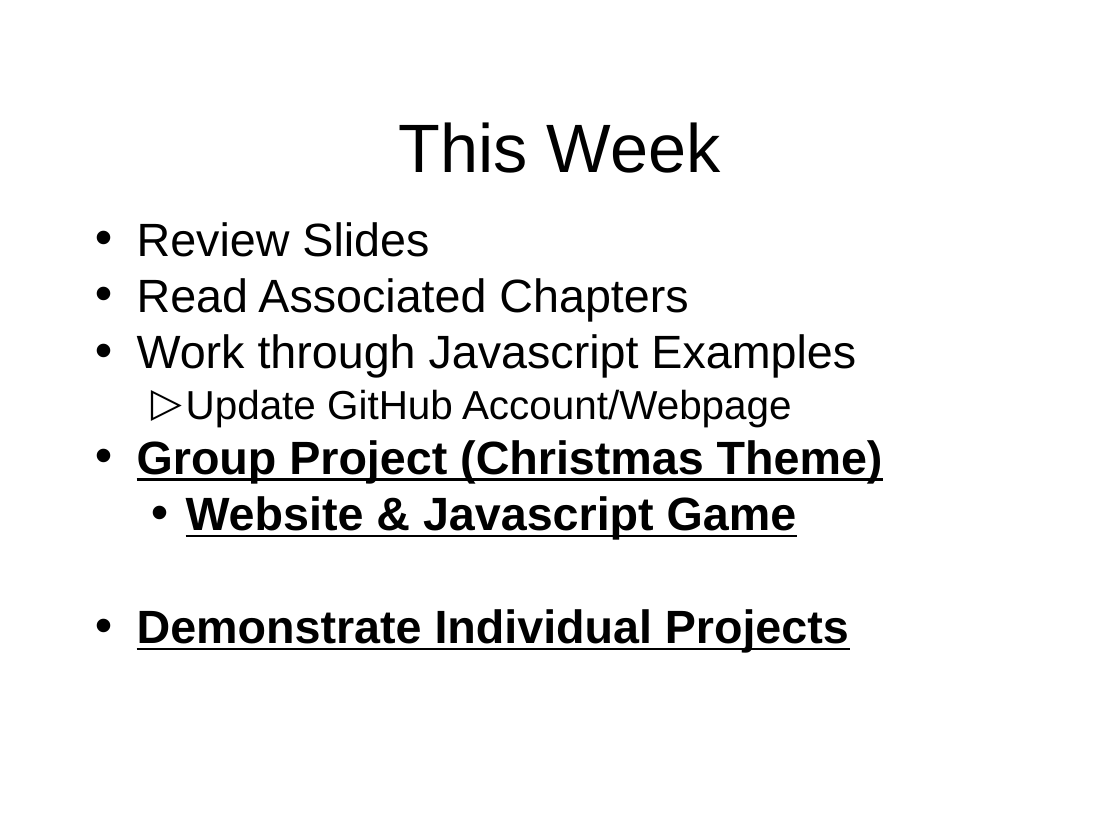
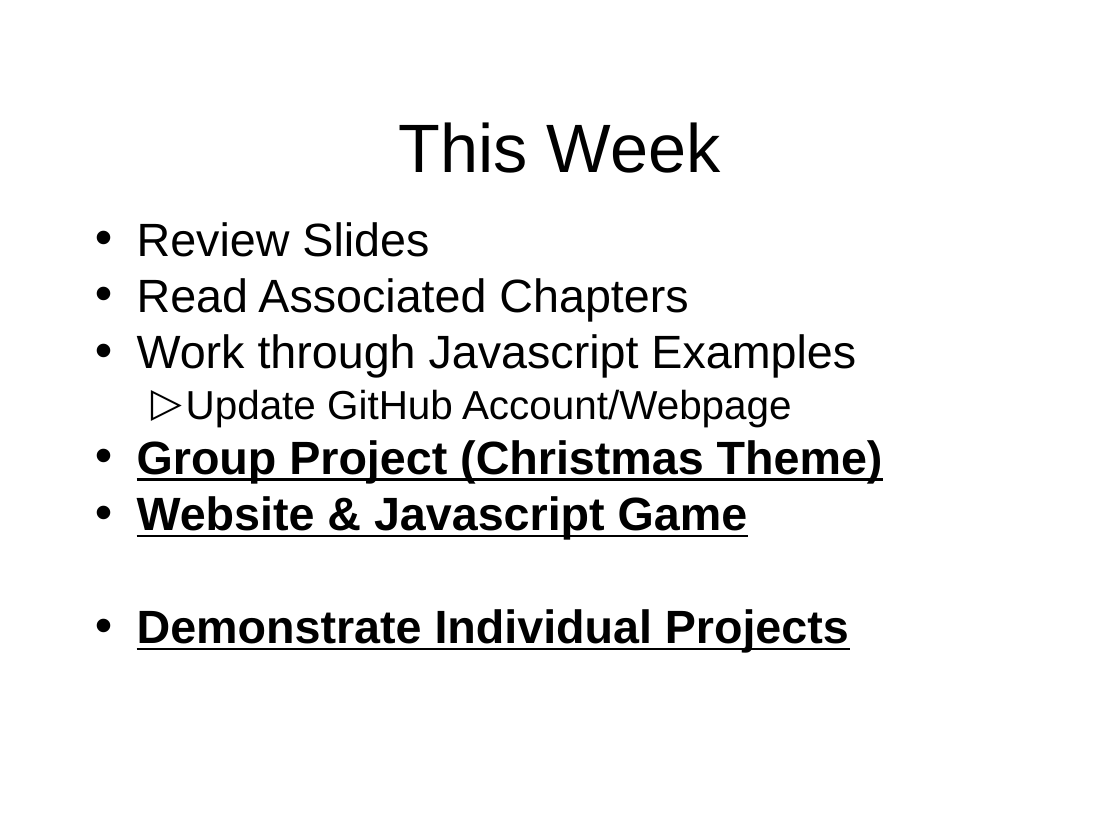
Before and after one commit to octaviordz/zjnu2017.github.io, a slide deck: slide 28 of WAD/lectures/110--Javascript.Forms.pptx (slide 22 before the commit). Drawn at 1120x840 pixels with LibreOffice and Linux fonts; fonts in the diff are those of the drawing. Boxes give left, top, right and bottom in pixels: in the first picture for what was removed or moved away, otherwise in the second. Text is boxed around its words. In the diff, an @@ line names an element or a change of style, - is before the commit and + after.

Commit message:
Javascript.

```diff
--- a/WAD/lectures/110--Javascript.Forms.pptx
+++ b/WAD/lectures/110--Javascript.Forms.pptx
@@ text at bbox=[137, 496, 748, 540]: list level 2 to 1 in "Website & Javascript Game" @@
```
Also in this commit, not shown: 1 other slide changed, 6 slides added, 1 other file.
